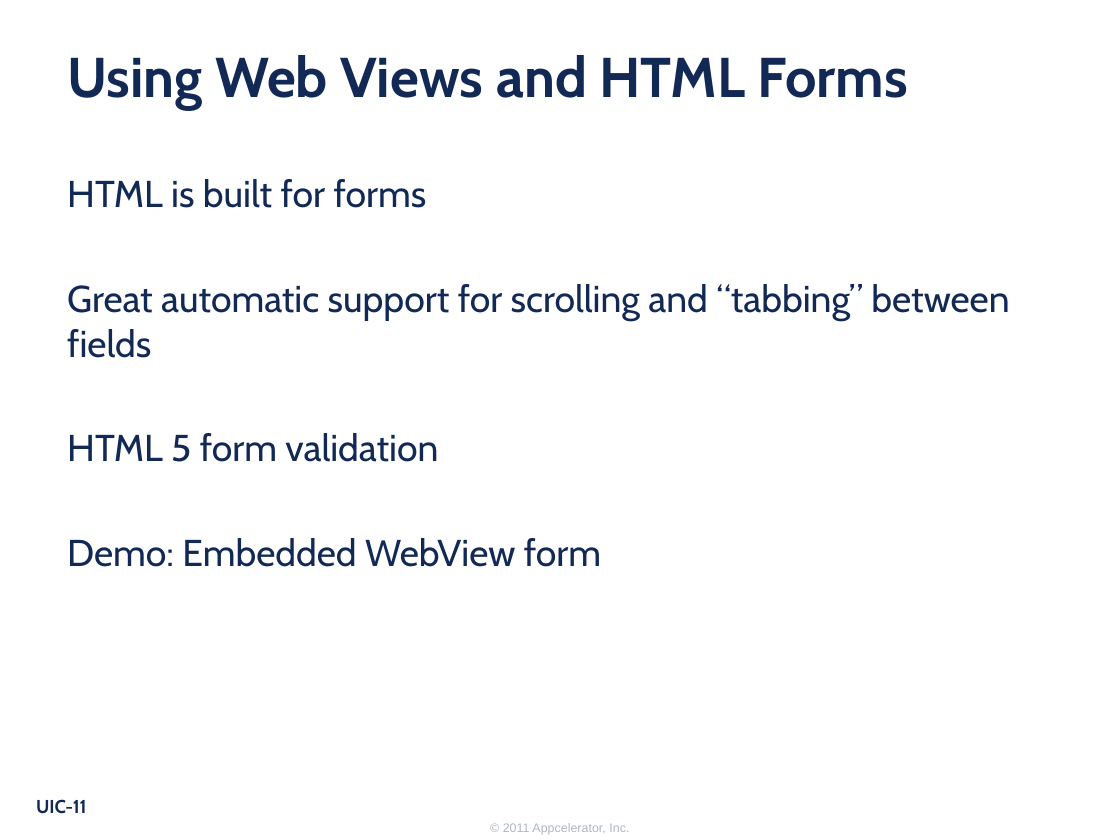
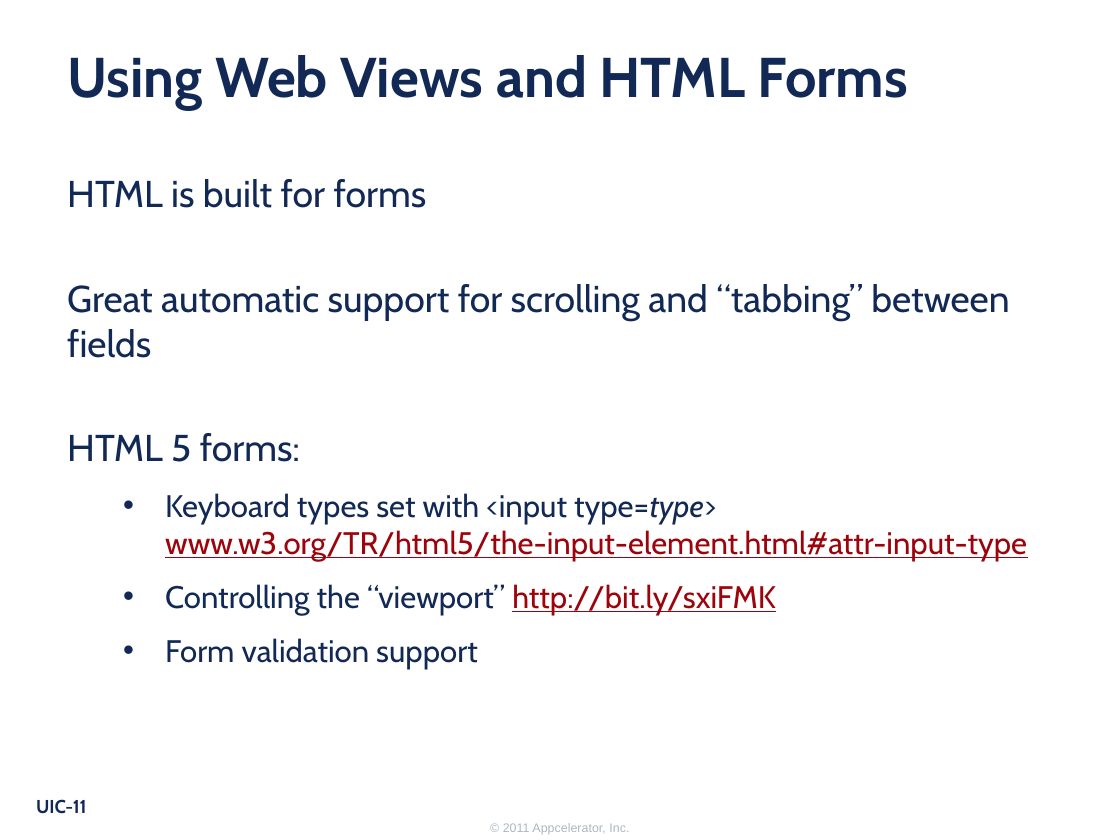
Before and after one commit to appcelerator-forks/appcelerator-training.tcmd_certification, a slide deck: slide 11 of 330.pptx. Drawn at 1120x840 pixels with LibreOffice and Linux fonts; fonts in the diff are those of the drawing; background and template pictures are left out. Boxes give left, top, right and bottom in pixels: in the first picture for what was removed or moved away, otherwise in the second. Text is boxed around its words. In the diff, an @@ line names an element or a change of style, - is before the commit and + after.

```diff
--- a/330.pptx
+++ b/330.pptx
@@ text at (x1=67, y1=433, x2=1027, y2=670): text changed; size 24 to 20 pt @@
-HTML 5 form validation
-Demo: Embedded WebView form
+HTML 5 forms:
+  • Keyboard types set with <input type=type>
+    www.w3.org/TR/html5/the-input-element.html#attr-input-type
+  • Controlling the “viewport” http://bit.ly/sxiFMK
+  • Form validation support
```
Also in this commit, not shown: 1 other slide changed, 4 other files.
